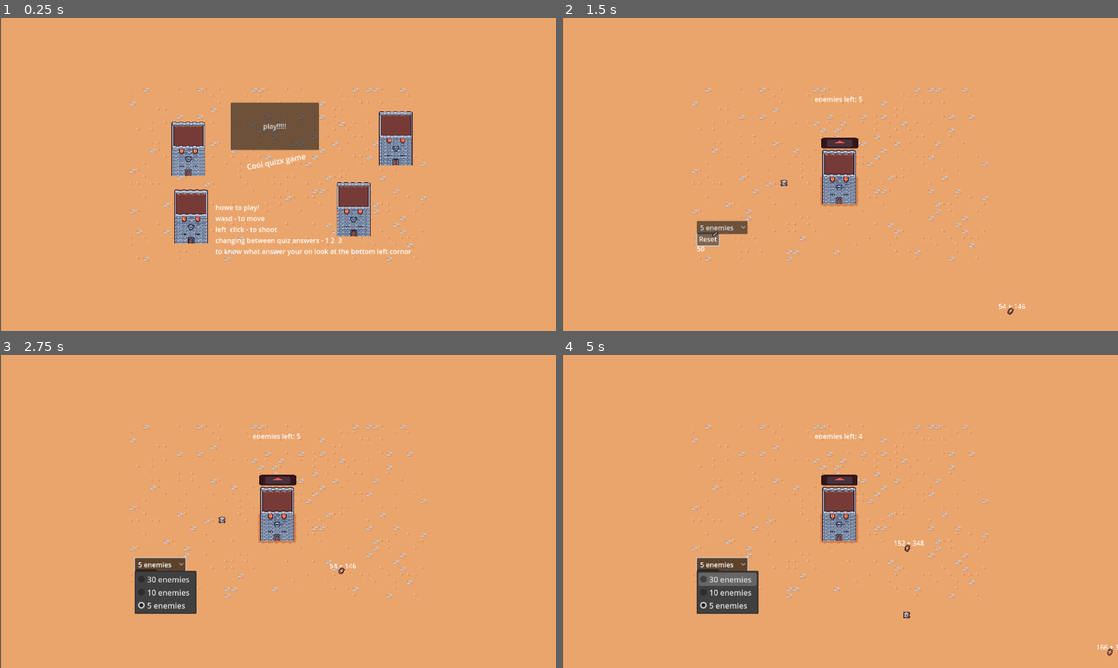
Above: before the commit, frames 1-4 (two rows, left to right).
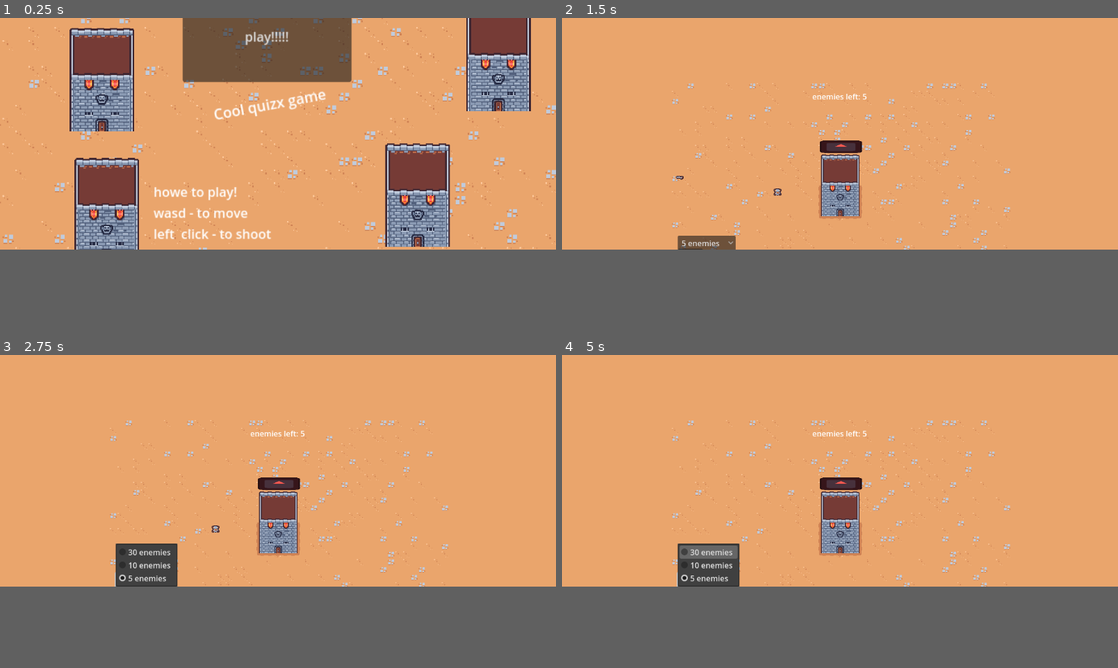
Above: after the commit, the same moments.

Repository: Fatbonks/quiz-game
Game: Godot game, scene res://menu.tscn
Same seed, same stepped clock (60 frames per second), same inputs: the game is played once before the commit and once after it. The engine's default icon, where the game draws it, is replaced by a stand-in: a white triangle on a blue panel in a dark square.
Inputs (mouse positions are in pixels of both pictures, inside the frame that each line leads up to):
- Up to frame 1 (0.25 s): no input
- Up to frame 2 (1.5 s): click "play!!!!!" at 0.5 s; click (706, 240) at 1.25 s, where only the run before the commit has a clickable "Reset"
- Up to frame 3 (2.75 s): click "5 enemies" at 2 s
- Up to frame 4 (5 s): move the mouse to (962, 495) at 2.77 s; hold Right (ui_right) 2.78-3.53 s; right-click (962, 495) at 2.85 s; tap Mouse wheel down (scroll_down) at 3.05, 3.6, 4.55 s; move the mouse to (728, 527) at 3.52 s; hold Down (ui_down) 3.53-4.28 s; right-click (728, 527) at 3.8 s; move the mouse to (895, 442) at 4.27 s; hold Right (ui_right) from 4.28 s (still down); right-click (895, 442) at 4.35 s
In our replay, the window is 800x450 before the commit and 800x333 after it. These sizes can differ from the game's own. Grey fills any space a smaller window leaves; there, only what the larger window draws over its background counts as a difference.

The runs differ from the first frame. In frame 1, 31% of the frame differs, in the area x 0-100%, y 0-100%; in frame 2, 4.3%; in frame 3, 5.9%; in frame 4, 6.1%.

Commit message:
bug fixes

Diff:
--- a/Player.gd
+++ b/Player.gd
@@ -71,7 +71,7 @@
 		dagger.visible = false
 		sword.visible = false
 		axe.visible = true
-	elif Input.is_action_just_pressed("scroll_down"):
+	elif Input.is_action_just_pressed("change_weapon"):
 		if current_weap == 1:
 			current_weap = 2
 			quiz_num = Global.number_ans_2
--- a/project.godot
+++ b/project.godot
@@ -21,8 +21,9 @@
 
 [display]
 
+window/size/viewport_height=480
 window/stretch/mode="viewport"
-window/stretch/aspect="ignore"
+window/stretch/aspect="expand"
 mouse_cursor/custom_image="res://tiles.png"
 mouse_cursor/tooltip_position_offset=Vector2(0, 0)
 
--- a/world.tscn
+++ b/world.tscn
@@ -178,6 +178,7 @@
 sources/0 = SubResource("TileSetAtlasSource_htkun")
 
 [node name="world" type="Node2D" node_paths=PackedStringArray("label")]
+position = Vector2(579, 341)
 script = ExtResource("1_v1mgq")
 label = NodePath("Control/current_ans")
 
@@ -210,9 +211,6 @@
 
 [node name="enemy_spawn_timer" type="Timer" parent="spawner"]
 
-[node name="Camera2D" type="Camera2D" parent="."]
-zoom = Vector2(0.875, 0.875)
-
 [node name="floor" type="TileMap" parent="."]
 texture_filter = 1
 tile_set = SubResource("TileSet_q4qgg")
@@ -225,6 +223,7 @@
 anchors_preset = 0
 offset_right = 40.0
 offset_bottom = 40.0
+metadata/_edit_use_anchors_ = true
 
 [node name="current_ans" type="Label" parent="Control"]
 layout_mode = 0
@@ -233,6 +232,7 @@
 offset_right = -299.0
 offset_bottom = 190.0
 text = "text"
+metadata/_edit_use_anchors_ = true
 
 [node name="Button" type="Button" parent="Control"]
 layout_mode = 0
@@ -241,6 +241,7 @@
 offset_right = -287.0
 offset_bottom = 168.0
 text = "Reset"
+metadata/_edit_use_anchors_ = true
 
 [node name="enemies" type="Label" parent="Control"]
 layout_mode = 0
@@ -249,6 +250,7 @@
 offset_right = 31.0
 offset_bottom = -164.0
 text = "enemies left: "
+metadata/_edit_use_anchors_ = true
 
 [node name="OptionButton" type="OptionButton" parent="Control"]
 layout_mode = 0
@@ -264,12 +266,18 @@
 popup/item_1/id = 1
 popup/item_2/text = "5 enemies"
 popup/item_2/id = 2
+metadata/_edit_use_anchors_ = true
 
 [node name="AudioStreamPlayer" type="AudioStreamPlayer" parent="."]
 stream = ExtResource("6_hxnqh")
 volume_db = -15.0
 autoplay = true
 
+[node name="Polygon2D" type="Polygon2D" parent="."]
+position = Vector2(-691.512, -238.084)
+scale = Vector2(0.0731707, 0.251309)
+polygon = PackedVector2Array(-813, -509, -737, -318, -444, -462)
+
 [connection signal="timeout" from="spawner/enemy_spawn_timer" to="spawner" method="_on_enemy_spawn_timer_timeout"]
 [connection signal="pressed" from="Control/Button" to="spawner" method="_on_button_pressed"]
 [connection signal="item_selected" from="Control/OptionButton" to="spawner" method="_on_option_button_item_selected"]
